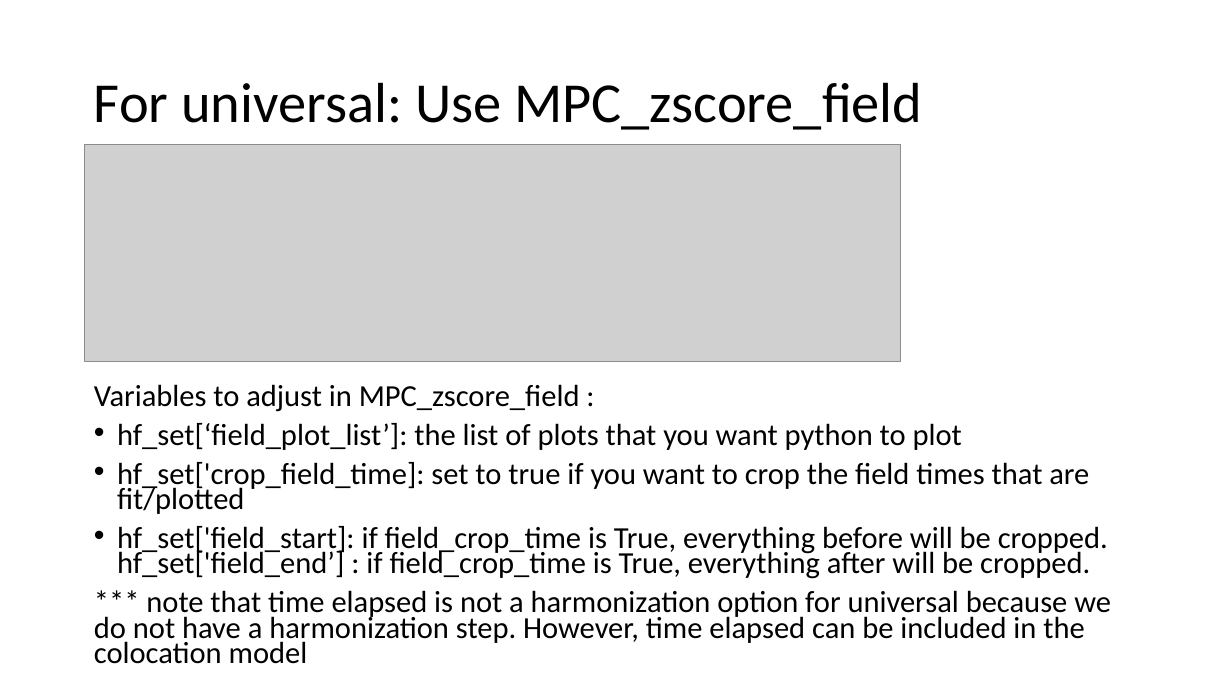
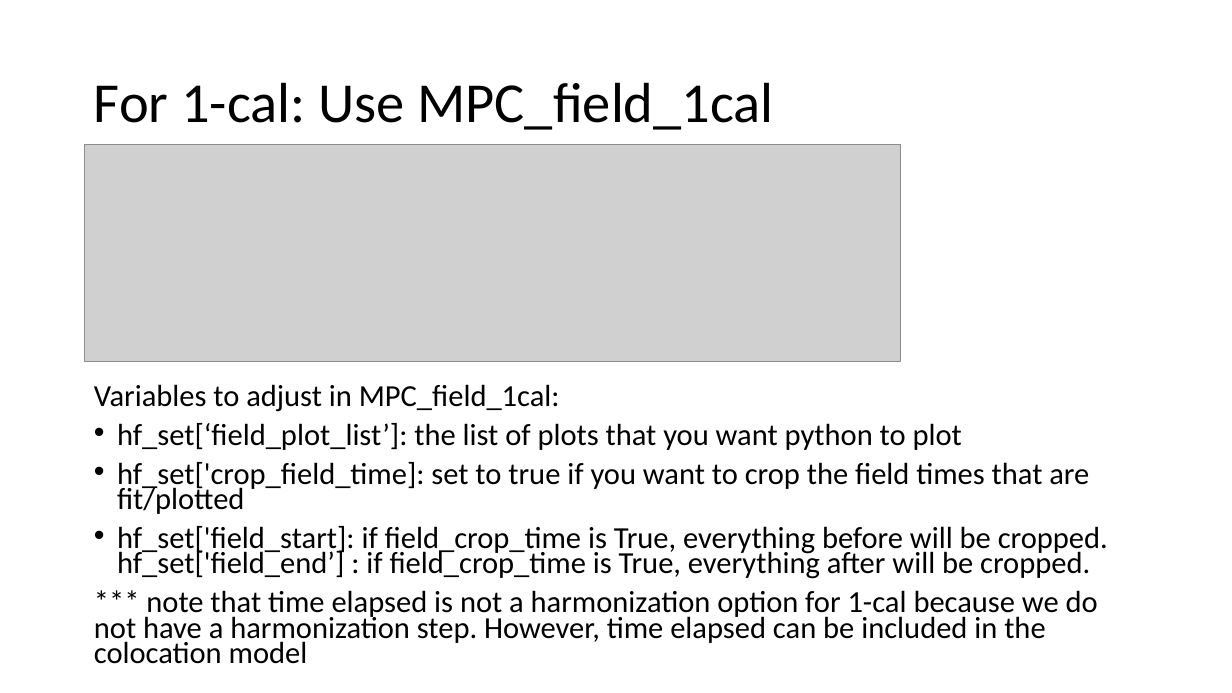
Before and after one commit to cafr1977/MPC_python, a slide deck: slide 53 of Python MPC updated.pptx. Drawn at 1232x693 pixels with LibreOffice and Linux fonts; fonts in the diff are those of the drawing; grey boxes stand for pictures. Boxes give left, top, right and bottom in pixels: in the first picture for what was removed or moved away, otherwise in the second. Text is boxed around its words. In the diff, an @@ line names an element or a change of style, - is before the commit and + after.

Commit message:
MPC with one-hop, one-cal, and universal cal options - 4/15/26

```diff
--- a/Python MPC updated.pptx
+++ b/Python MPC updated.pptx
@@ title at (94, 82, 773, 130): text changed @@
-For universal: Use MPC_zscore_field
+For 1-cal: Use MPC_field_1cal
@@ text at (94, 384, 560, 412): text changed @@
-Variables to adjust in MPC_zscore_field :
+Variables to adjust in MPC_field_1cal:
@@ text at (94, 590, 1098, 664): text changed @@
-*** note that time elapsed is not a harmonization option for universal because we do not have a harmonization step. However, time elapsed can be included in the colocation model
+*** note that time elapsed is not a harmonization option for 1-cal because we do not have a harmonization step. However, time elapsed can be included in the colocation model
```
Also in this commit, not shown: 19 other slides changed, 8 other files.
